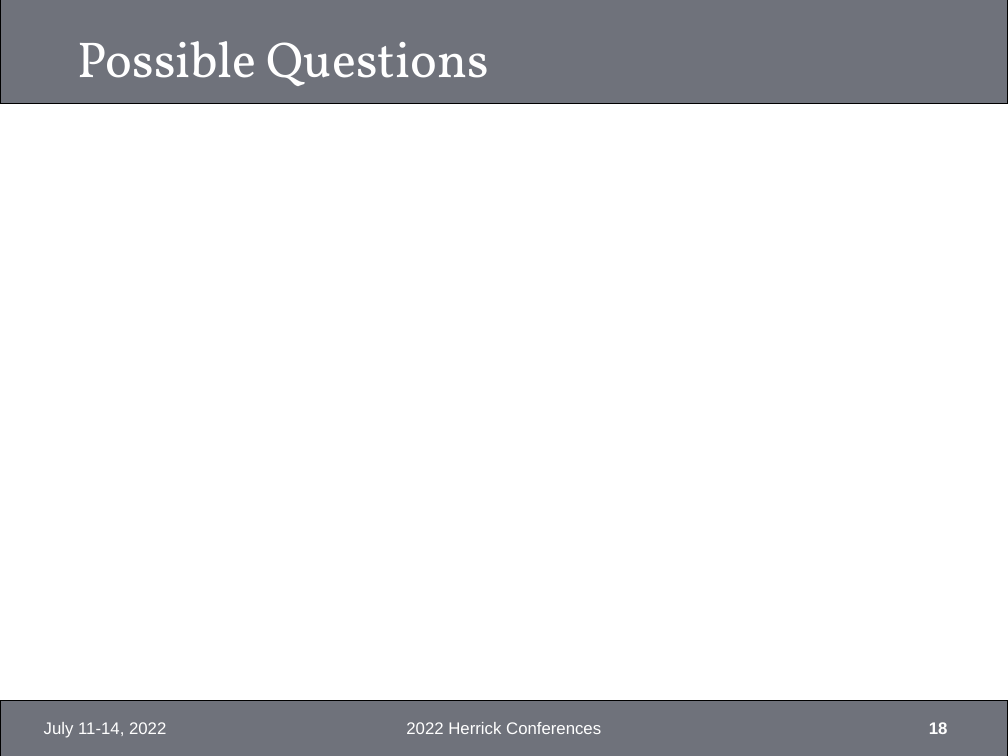
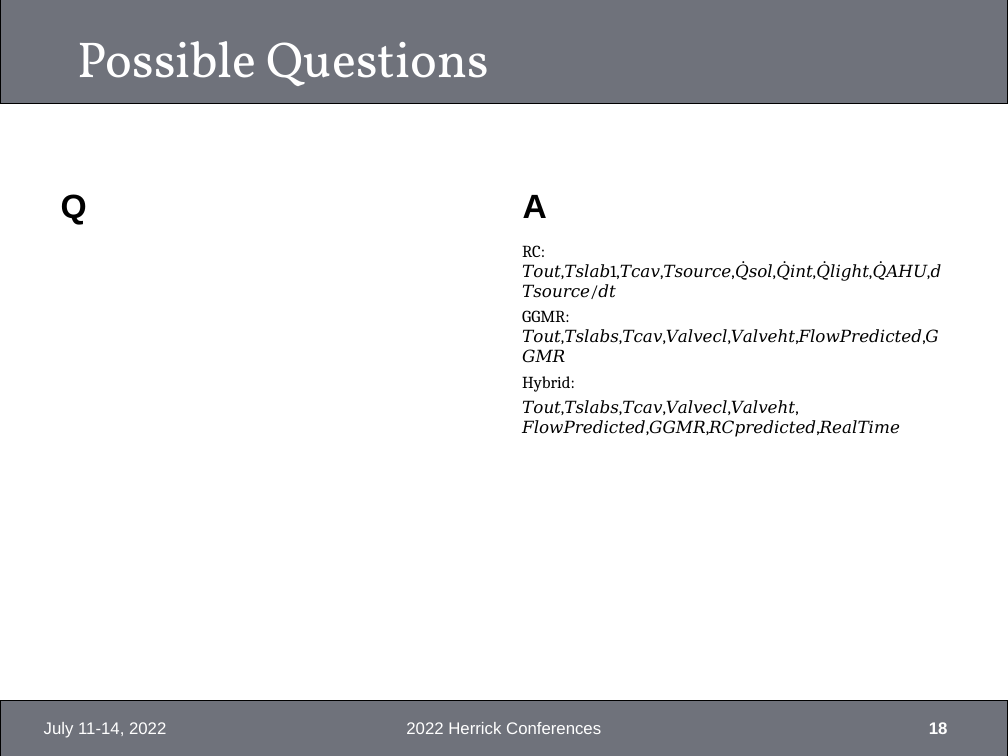
Before and after one commit to xixihaha1995/Hybrid_RC_GGMR, a slide deck: slide 18 of Final/HybridModel_3470_Presentation.pptx. Drawn at 1008x756 pixels with LibreOffice and Linux fonts; fonts in the diff are those of the drawing; grey boxes stand for pictures; background and template pictures are left out. Boxes give left, top, right and bottom in pixels: in the first picture for what was removed or moved away, otherwise in the second. Text is boxed around its words. In the diff, an @@ line names an element or a change of style, - is before the commit and + after.

```diff
--- a/Final/HybridModel_3470_Presentation.pptx
+++ b/Final/HybridModel_3470_Presentation.pptx
@@ text added at [61, 194, 87, 225], 24 pt, text #000000, bold @@
+Q
@@ text added at [523, 195, 547, 218], 24 pt, text #000000, bold @@
+A
@@ text added at [522, 245, 928, 437], 12 pt, text #000000 @@
+RC: 𝑇𝑜𝑢𝑡,𝑇𝑠𝑙𝑎𝑏1,𝑇𝑐𝑎𝑣,𝑇𝑠𝑜𝑢𝑟𝑐𝑒,𝑄̇𝑠𝑜𝑙,𝑄̇𝑖𝑛𝑡,𝑄̇𝑙𝑖𝑔ℎ𝑡,𝑄̇𝐴𝐻𝑈,𝑑𝑇𝑠𝑜𝑢𝑟𝑐𝑒/𝑑𝑡
+GGMR: 𝑇𝑜𝑢𝑡,𝑇𝑠𝑙𝑎𝑏𝑠,𝑇𝑐𝑎𝑣,𝑉𝑎𝑙𝑣𝑒𝑐𝑙,𝑉𝑎𝑙𝑣𝑒ℎ𝑡,𝐹𝑙𝑜𝑤𝑃𝑟𝑒𝑑𝑖𝑐𝑡𝑒𝑑,𝐺𝐺𝑀𝑅
+Hybrid:
+𝑇𝑜𝑢𝑡,𝑇𝑠𝑙𝑎𝑏𝑠,𝑇𝑐𝑎𝑣,𝑉𝑎𝑙𝑣𝑒𝑐𝑙,𝑉𝑎𝑙𝑣𝑒ℎ𝑡, 𝐹𝑙𝑜𝑤𝑃𝑟𝑒𝑑𝑖𝑐𝑡𝑒𝑑,𝐺𝐺𝑀𝑅,𝑅𝐶𝑝𝑟𝑒𝑑𝑖𝑐𝑡𝑒𝑑,𝑅𝑒𝑎𝑙𝑇𝑖𝑚𝑒
```
Also in this commit, not shown: 8 other slides changed, 2 other files.
